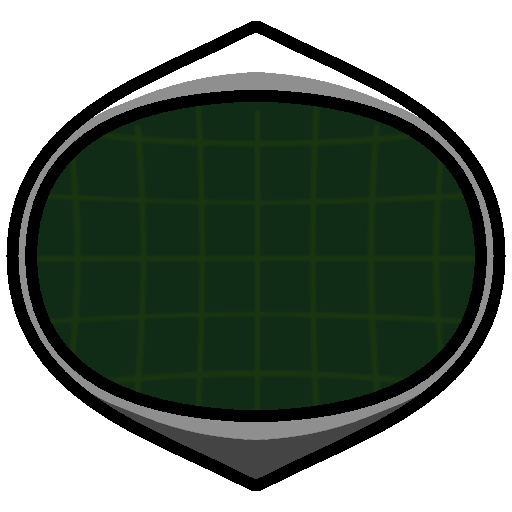
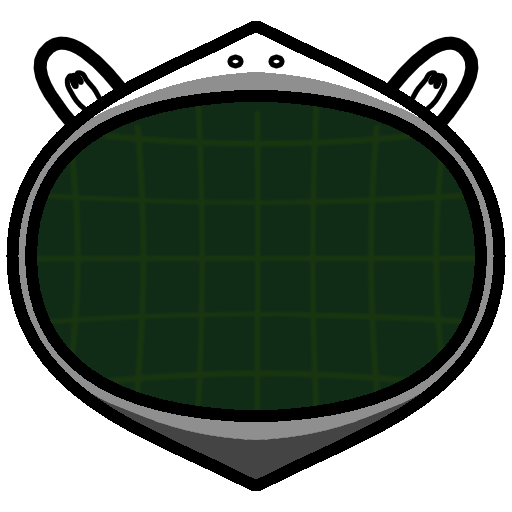
Layer changes from the first 512×512 image to the second:
painted on "outline" over box(33, 36, 479, 147)
painted on "framzBG" over box(33, 36, 479, 147)
painted on "BGPattern" over box(33, 36, 479, 147)
painted on "BG" over box(33, 36, 479, 147)
added layer "lampoutline" above "lampbg" over box(33, 36, 479, 147)
added layer "lampbg" over box(33, 36, 479, 125)